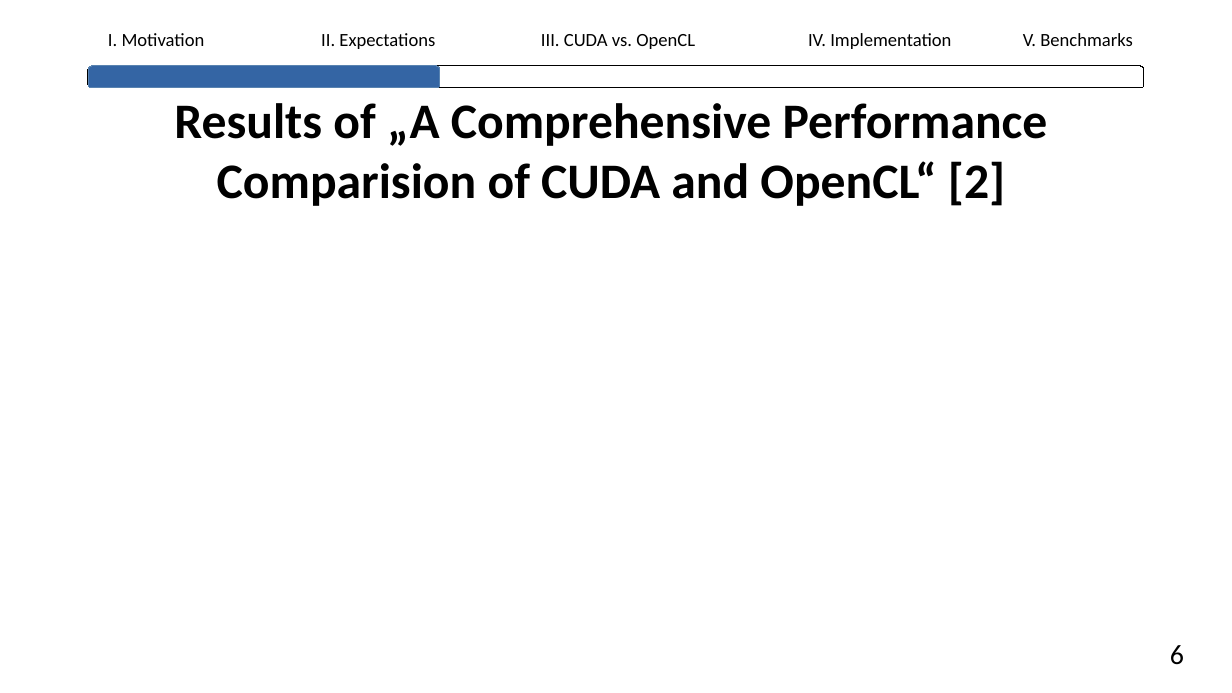
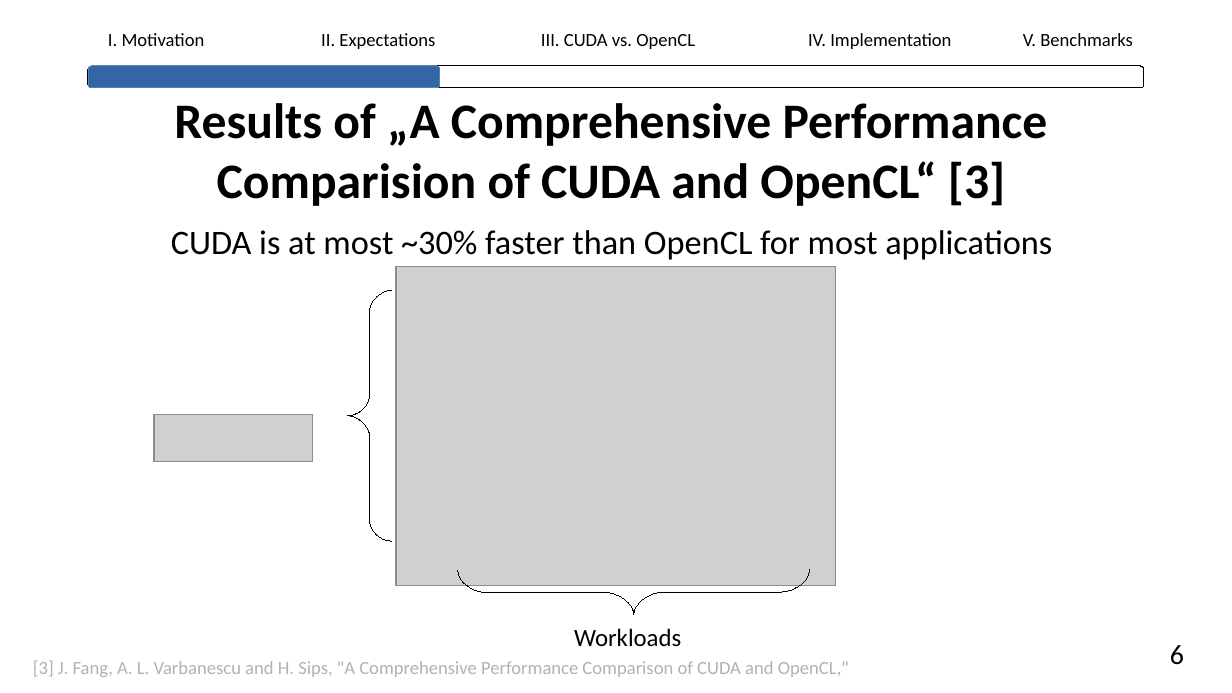
Before and after one commit to lhahner/opti-perf, a slide deck: slide 14 of docs/presentation/final-presentation.odp. Drawn at 1232x693 pixels with LibreOffice and Linux fonts; fonts in the diff are those of the drawing; grey boxes stand for pictures. Boxes give left, top, right and bottom in pixels: in the first picture for what was removed or moved away, otherwise in the second. Text is boxed around its words. In the diff, an @@ line names an element or a change of style, - is before the commit and + after.

```diff
--- a/docs/presentation/final-presentation.odp
+++ b/docs/presentation/final-presentation.odp
@@ title at <box>174,103,1048,206</box>: text changed @@
-Results of „A Comprehensive Performance Comparision of CUDA and OpenCL“ [2]
+Results of „A Comprehensive Performance Comparision of CUDA and OpenCL“ [3]
@@ text added at <box>171,230,1052,260</box>, 22.1 pt, text #000000 @@
+CUDA is at most ~30% faster than OpenCL for most applications
@@ picture added at <box>396,266,836,586</box> @@
@@ freeform shape added at <box>348,291,391,541</box>, outline #000000 0 pt @@
@@ picture added at <box>154,415,313,463</box> @@
@@ freeform shape added at <box>457,571,809,615</box>, outline #000000 0 pt @@
@@ text added at <box>574,628,681,646</box>, 16 pt, text #000000 @@
+Workloads
@@ text added at <box>33,661,849,677</box>, 12 pt, text #B2B2B2 @@
+[3] J. Fang, A. L. Varbanescu and H. Sips, "A Comprehensive Performance Comparison of CUDA and OpenCL,"
```
Also in this commit, not shown: 4 other slides changed, 3 slides added, 3 other files.
